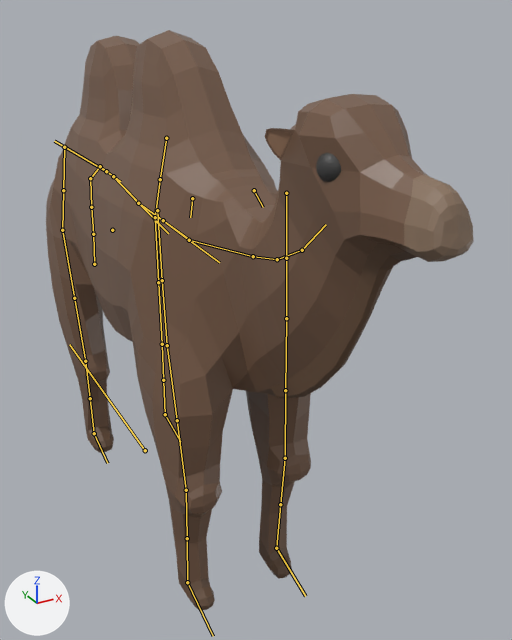
One commit to the FBX model Zoo game/Assets/rig.fbx: the scene before it, then after it.
One viewpoint serves both versions: a 50 mm lens placed at (-10.5, -31.7, 22.2), pointed at (2.3, -8.4, 10.6). Every picture has the same lights, and +X, +Y and +Z are marked at lower left. Both versions are drawn at frame 20 of the action 'Idle.001'; the numbers are the values there. The bones that bend it are drawn over the model as lines.
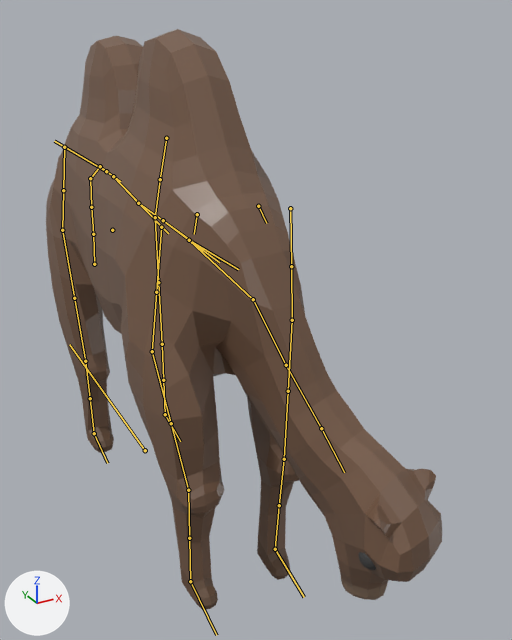
Boxes [x1, y1, x2, y2] around the edits, measured in the pictures (512 x 640 px):
'Cube', posed (7% narrower)
    before: [46, 30, 474, 611]
    after: [46, 29, 442, 610]
bone 'DEF-spine.008', root to tip
    before: (189, 240) to (253, 256)
    after: (189, 240) to (253, 299)
bone 'DEF-spine.009', root to tip
    before: (253, 256) to (277, 259)
    after: (253, 299) to (286, 365)
bone 'DEF-spine.010', root to tip
    before: (277, 259) to (302, 250)
    after: (286, 365) to (321, 428)
bone 'DEF-spine.011', root to tip
    before: (302, 250) to (326, 224)
    after: (321, 428) to (344, 472)
bone 'MCH-spine.008', root to tip
    before: (189, 240) to (189, 240)
    after: (189, 240) to (189, 239)
bone 'DEF-front_thigh.L', root to tip
    before: (286, 193) to (286, 258)
    after: (290, 208) to (291, 266)
bone 'DEF-front_shin.L', root to tip
    before: (286, 318) to (285, 390)
    after: (292, 320) to (288, 391)
bone 'DEF-front_foot.L', root to tip
    before: (285, 458) to (280, 504)
    after: (284, 459) to (279, 505)
bone 'DEF-front_thigh.R', root to tip
    before: (157, 210) to (162, 280)
    after: (161, 227) to (156, 292)
bone 'DEF-front_shin.R', root to tip
    before: (167, 345) to (177, 420)
    after: (152, 351) to (171, 423)
bone 'DEF-front_foot.R', root to tip
    before: (186, 490) to (187, 538)
    after: (188, 490) to (189, 538)

What the commit changed:
Bone 'DEF-spine.008' (bone_def_spine_008) turns from (0, 0, 0) to (17, 0, 0) degrees about its own x, y and z.
Bone 'DEF-spine.009' (bone_def_spine_009) turns from (0, 0, 0) to (51, 8, -10) degrees about its own x, y and z.
Bone 'DEF-spine.009' (bone_def_spine_009) is rescaled from (1.0, 1.0, 1.0) to (0.81, 1.53, 0.81).
Bone 'DEF-spine.010' (bone_def_spine_010) turns from (0, 0, 0) to (5, 3, 0) degrees about its own x, y and z.
Bone 'DEF-spine.010' (bone_def_spine_010) is rescaled from (1.0, 1.0, 1.0) to (1.0, 1.02, 0.99).
Bone 'DEF-spine.011' (bone_def_spine_011) turns from (0, 0, 0) to (25, -6, -4) degrees about its own x, y and z.
Bone 'DEF-spine.011' (bone_def_spine_011) is rescaled from (1.0, 1.0, 1.0) to (1.24, 0.67, 1.23).
Bone 'MCH-spine.008' (bone_mch_spine_008) turns from (0, 0, 0) to (17, 0, 0) degrees about its own x, y and z.
Bone 'MCH-pivot' (bone_mch_pivot) turns from (0, 0, 0) to (-8, 0, 0) degrees about its own x, y and z.
Bone 'DEF-front_thigh.L' (bone_def_front_thigh_l) turns from (0, 0, 0) to (-3, 0, 5) degrees about its own x, y and z.
Bone 'DEF-front_thigh.L' (bone_def_front_thigh_l) is rescaled from (1.0, 1.0, 1.0) to (1.02, 0.96, 1.02).
Bone 'DEF-front_shin.L' (bone_def_front_shin_l) turns from (0, 0, 0) to (15, 0, 0) degrees about its own x, y and z.
Bone 'DEF-front_foot.L' (bone_def_front_foot_l) turns from (0, 0, 0) to (-6, 0, 1) degrees about its own x, y and z.
Bone 'DEF-front_foot.L' (bone_def_front_foot_l) is rescaled from (1.0, 1.0, 1.0) to (0.98, 1.03, 0.99).
Bone 'DEF-front_thigh.R' (bone_def_front_thigh_r) turns from (0, 0, 0) to (-3, 0, -5) degrees about its own x, y and z.
Bone 'DEF-front_thigh.R' (bone_def_front_thigh_r) is rescaled from (1.0, 1.0, 1.0) to (1.02, 0.96, 1.02).
Bone 'DEF-front_shin.R' (bone_def_front_shin_r) turns from (0, 0, 0) to (15, 0, 0) degrees about its own x, y and z.
Bone 'DEF-front_foot.R' (bone_def_front_foot_r) turns from (0, 0, 0) to (-6, 0, -1) degrees about its own x, y and z.
Bone 'DEF-front_foot.R' (bone_def_front_foot_r) is rescaled from (1.0, 1.0, 1.0) to (0.98, 1.03, 0.99).
